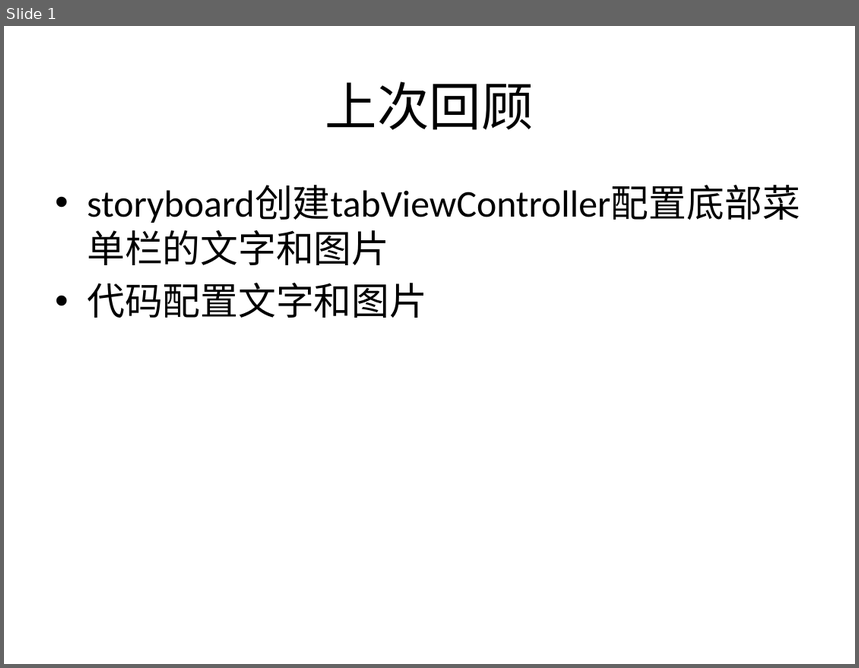
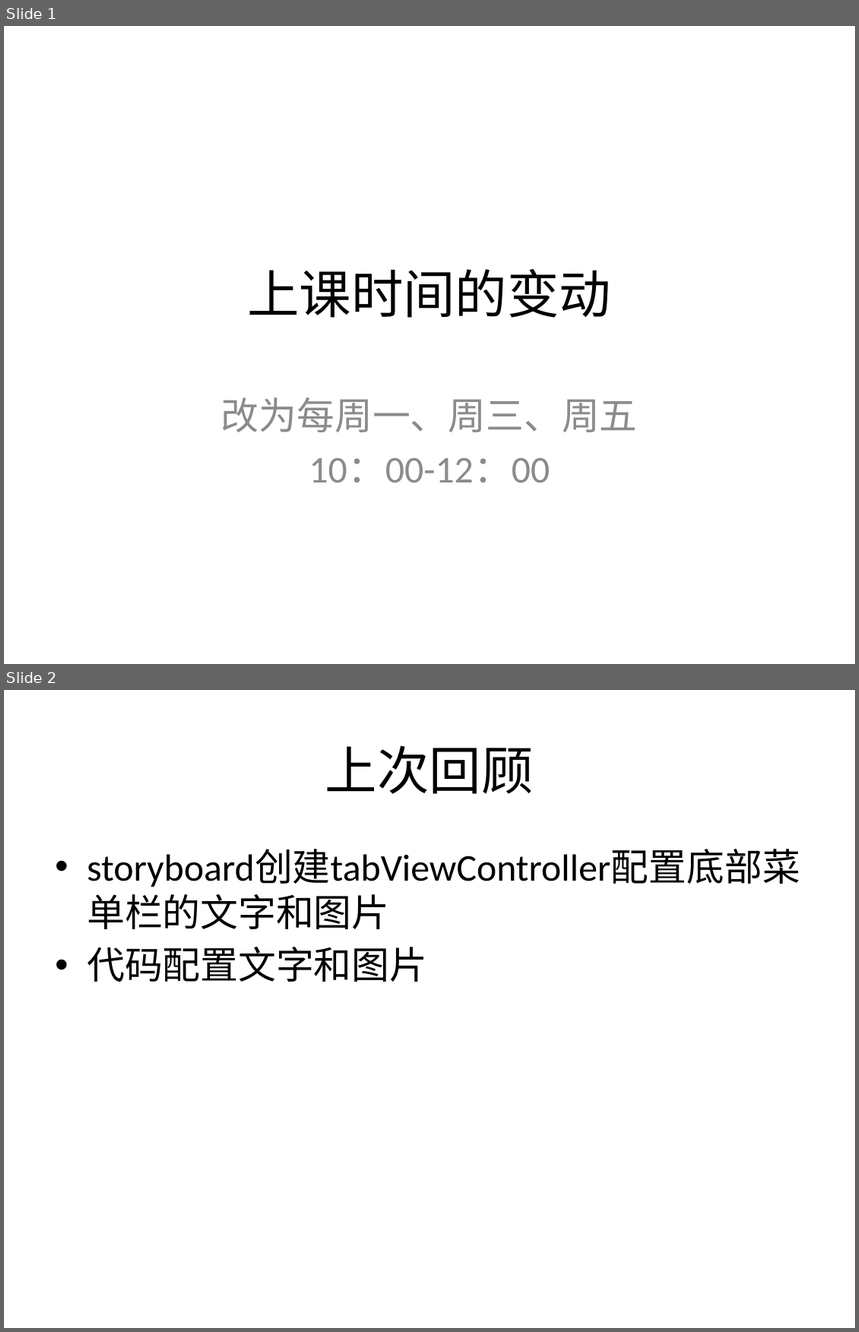
Before and after one commit to Jaykong/Ios_training_course, a slide deck: Week2/course22.pptx. Shown one above the other, each under a label of ours: slide 1 before the commit, slides 1 and 2 after it. The pictures are 859x668 and 859x1332 pixels, drawn with LibreOffice and Linux fonts; fonts in the diff are those of the drawing. Boxes give left, top, right and bottom in pixels: in the first picture for what was removed or moved away, otherwise in the second. Text is boxed around its words. In the diff, an @@ line names an element or a change of style, - is before the commit and + after.

```diff
--- a/Week2/course22.pptx
+++ b/Week2/course22.pptx
@@ slide 1 added at [4, 26, 855, 664], background #FFFFFF @@
@@ title added at [247, 269, 611, 318], 44 pt, text #000000 @@
+上课时间的变动
@@ subtitle added at [221, 398, 638, 483], 32 pt, text #8C8C8C @@
+改为每周一、周三、周五
+10：00-12：00
@@ what was slide 1 is now slide 2 @@
```
Also in this commit, not shown: 6 other files.
